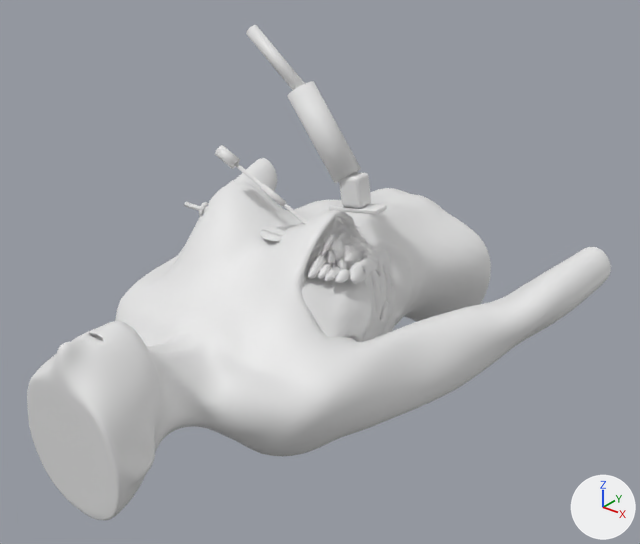
What one commit did to the glTF model model/breast_scene.glb.
Camera for both pictures: a camera (50 mm lens) standing at (0.49, -0.541, 0.391) and looking at (0.045, 0.016, 0.045). The axes (+X, +Y, +Z) are drawn at lower right. The lights are the same throughout. The first picture is the older version. Where no turn or scale is listed for an object, it has been applied to the vertices. Vertices at exactly the same position are counted once.

Objects in the first picture: 'body__body', 'dressing__pad', 'duct__ducts', 'gland__glands', 'muscle__muscles', 'needle__guide', 'needle__hub', 'needle__shaft', 'probe__body', 'probe__cable', 'probe__footprint', 'probe__handle', 'syringe__barrel', 'syringe__finger', 'syringe__plunger' and 2 more.
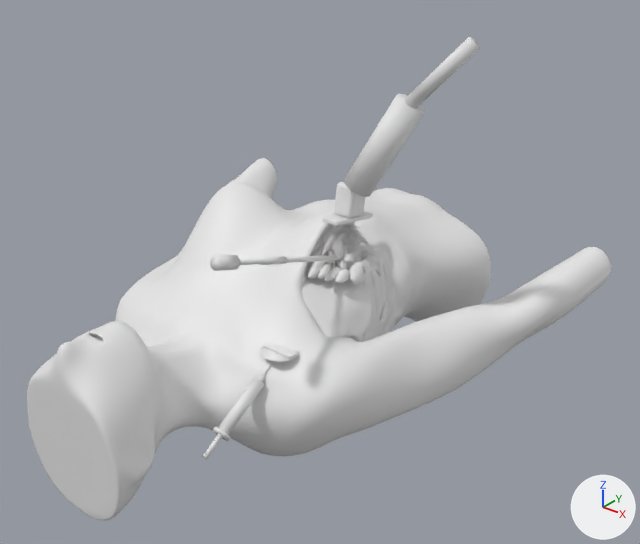
Where the newer file only moved an object's origin or applied its transform, the numbers keep the older frame.

Edits to the bpy script that builds the scene:
```text
Change me_cylinder:
    used by ob_needle__shaft; location = (0.0279, 0.009, 0.0955)
    remove me_cylinder.from_pydata(...)  # 48 vertices, 92 faces; spans x -0.0669..0.0669, y -0.0112..0.0112, z -0.0393..0.0393
    add me_cylinder.from_pydata(...)  # 48 vertices, 92 faces; spans x 0.0449..0.0493, y -0.1314..0.0283, z -0.0359..0.021
    me_cylinder part 1: the whole mesh is multiplied about its middle by the matrix ((0.173, -1.21, 0.0), (1.079, 0.154, -0.172), (0.268, 0.038, 1.179)), then moved by (0.0471, -0.0516, -0.0075)
Change me_cube_001:
    used by ob_probe__footprint; location = (0.1237, -0.0312, 0.0079)
    remove me_cube_001.from_pydata(...)  # 96 vertices, 188 faces; spans x -0.0809..-0.0294, y 0.061..0.077, z 0.0918..0.1042
    add me_cube_001.from_pydata(...)  # 96 vertices, 188 faces; spans x -0.0568..-0.0408, y 0.0215..0.0731, z 0.0915..0.1038
    me_cube_001 part 2: the whole mesh is turned -90 degrees about the z axis through its middle, then moved by (0.0063, -0.0217, -0.0004)
Change me_cube_002:
    used by ob_probe__body; location = (0.1237, -0.0312, 0.0079)
    remove me_cube_002.from_pydata(...)  # 96 vertices, 188 faces; spans x -0.0704..-0.0453, y 0.0598..0.0782, z 0.0987..0.1288
    add me_cube_002.from_pydata(...)  # 96 vertices, 188 faces; spans x -0.058..-0.0396, y 0.0375..0.0625, z 0.0983..0.1284
    me_cube_002 part 3: the whole mesh is turned -90 degrees about the z axis through its middle, then moved by (0.009, -0.019, -0.0004)
Change ob_needle__guide:
    ob_needle__guide.location: (0.0007, 0.0051, 0.111) -> (0.075, -0.079, 0.1002)
    ob_needle__guide.rotation_euler: (2.086, 0.0, 1.713) -> (-1.249, 3.142, 0.0)  # degrees (120, 0, 98) -> degrees (-72, 180, 0)
Change ob_needle__hub:
    ob_needle__hub.location: (-0.0467, -0.0016, 0.1381) -> (0.075, -0.1312, 0.1175)
    ob_needle__hub.rotation_euler: (1.056, 0.0, -1.429) -> (1.249, 0.0, 0.0)  # degrees (61, 0, -82) -> degrees (72, 0, 0)
Change ob_probe__handle:
    ob_probe__handle.location: (0.032, 0.0377, 0.1661) -> (0.1009, 0.0272, 0.1701)
    ob_probe__handle.rotation_euler: (0.659, 0.0, -1.571) -> (0.489, 0.17, 1.571)  # degrees (38, 0, -90) -> degrees (28, 10, 90)
Change ob_probe__cable:
    ob_probe__cable.location: (-0.0215, 0.0377, 0.2214) -> (0.1443, 0.0379, 0.2327)
    ob_probe__cable.rotation_euler: (0.903, 0.0, -1.571) -> (0.733, 0.17, 1.571)  # degrees (52, 0, -90) -> degrees (42, 10, 90)
Change ob_dressing__pad:
    ob_dressing__pad.location: (0.005, 0.0057, 0.0753) -> (0.075, -0.0743, 0.0169)
Change ob_syringe__barrel:
    ob_syringe__barrel.location: (-0.0493, -0.002, 0.0791) -> (0.075, -0.1218, -0.0117)
Change ob_syringe__plunger:
    ob_syringe__plunger.location: (-0.0858, -0.0072, 0.0821) -> (0.075, -0.1537, -0.0303)
    ob_syringe__plunger.rotation_euler: (1.487, 0.0, -1.429) -> (2.099, 0.0, 0.0)  # degrees (85, 0, -82) -> degrees (120, 0, 0)
Change ob_syringe__finger:
    ob_syringe__finger.location: (-0.0754, -0.0057, 0.0813) -> (0.075, -0.1447, -0.025)
```

Location of each change, (x1, y1, x2, y2) in pixels of the pictures (640 x 544 px):
'probe__handle', moved, turned: before (287, 81, 361, 183); after (344, 94, 425, 197)
'probe__cable', moved, turned: before (246, 25, 305, 90); after (405, 37, 480, 109)
'probe__body', moved, turned: before (339, 172, 371, 208); after (334, 182, 365, 218)
'syringe__barrel', moved: before (203, 206, 208, 213); after (219, 377, 264, 435)
'needle__hub', moved, turned: before (215, 145, 240, 169); after (210, 255, 240, 271)
'probe__footprint', moved, turned: before (329, 202, 387, 215); after (322, 211, 373, 226)
'needle__shaft', reshaped: before (234, 162, 332, 247); after (240, 255, 342, 265)
'dressing__pad', moved: before (260, 226, 289, 241); after (260, 347, 299, 362)
'needle__guide', moved, turned: before (260, 184, 286, 207); after (261, 256, 287, 265)
'syringe__plunger', moved, turned: before (184, 202, 200, 211); after (203, 434, 223, 459)
'syringe__finger', moved: before (199, 202, 209, 217); after (213, 426, 230, 441)
